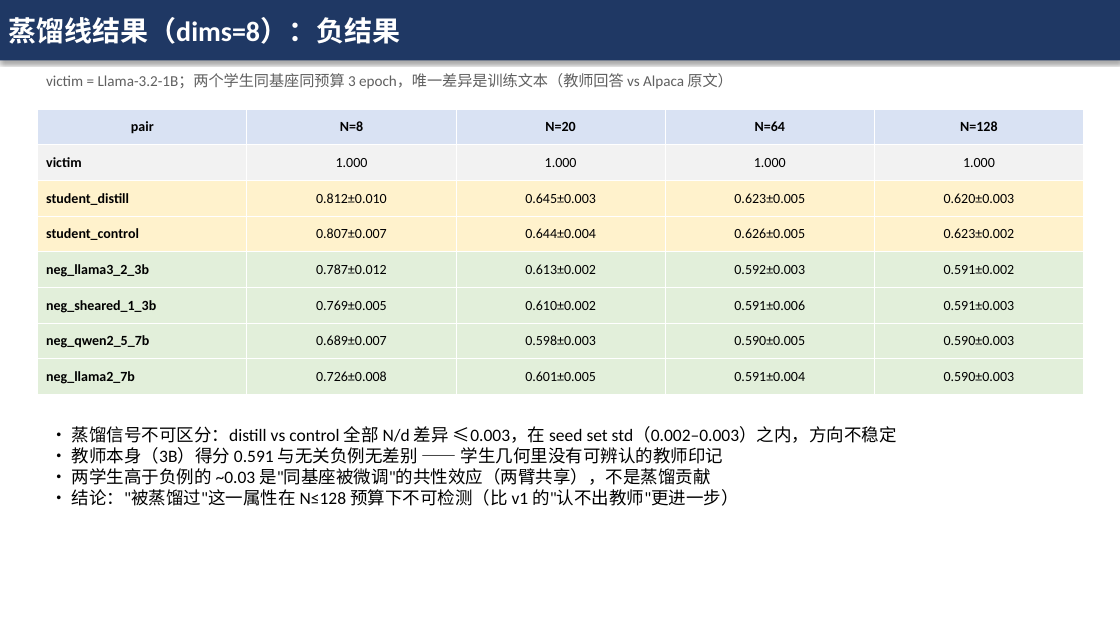
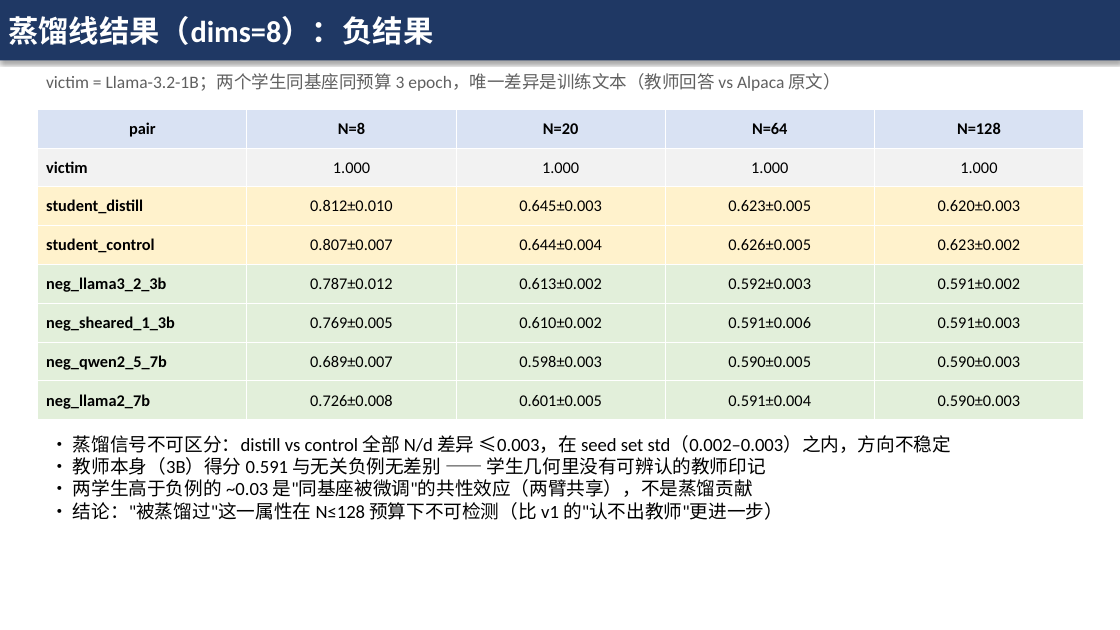
Before and after one commit to kyrie114/DiffIP, a slide deck: slide 9 of llm_migration_v4/汇报_v4_7B规模验证.pptx. Drawn at 1120x630 pixels with LibreOffice and Linux fonts; fonts in the diff are those of the drawing. Boxes give left, top, right and bottom in pixels: in the first picture for what was removed or moved away, otherwise in the second. Text is boxed around its words. In the diff, an @@ line names an element or a change of style, - is before the commit and + after.

Commit message:
v4: 汇报 PPT 重制三张方法/原理图为论文级（matplotlib 300dpi）
- figures.py：图1 方法全流程（配对扰动采样→特征提取→ALS 评分三面板）；图2 ALS 对齐原理（同源/异源特征云散点+高斯椭圆+实测 d̄ 标注）；图3 两线谱系面板（主线谱系树+蒸馏线双臂，全直线布局）
- gen_ppt.py：三页改图片页；全片字号调大（标题 26、正文 19、表格 13.5-14）
- 修复 mathtext \leq/\mathrm{argmin}、\b 转义、图3 连线穿插与文字裁切

```diff
--- a/llm_migration_v4/汇报_v4_7B规模验证.pptx
+++ b/llm_migration_v4/汇报_v4_7B规模验证.pptx
@@ rectangle "蒸馏线结果（dims=8）：负结果" at [0, 0, 1120, 60]: size 24 to 26 pt @@
@@ text "victim = Llama-3.2-1B；两个学生同基座同预算 3 epoch，唯一差异是训练文本（教师回答 ..." at [46, 73, 840, 91]: size 13 to 15 pt @@
@@ table at [38, 109, 1084, 420] @@
@@ size 12 to 14 pt @@
@@ text "• 蒸馏信号不可区分：distill vs control 全部 ...": place and size @@
-text "• 蒸馏信号不可区分：distill vs control 全部 ..." at [72, 426, 897, 506]
+text "• 蒸馏信号不可区分：distill vs control 全部 ..." at [73, 435, 951, 520]
@@ text "• 蒸馏信号不可区分：distill vs control 全部 ..." at [73, 435, 951, 520]: size 15 to 16 pt @@
```
Also in this commit, not shown: 11 other slides changed, 5 other files.
